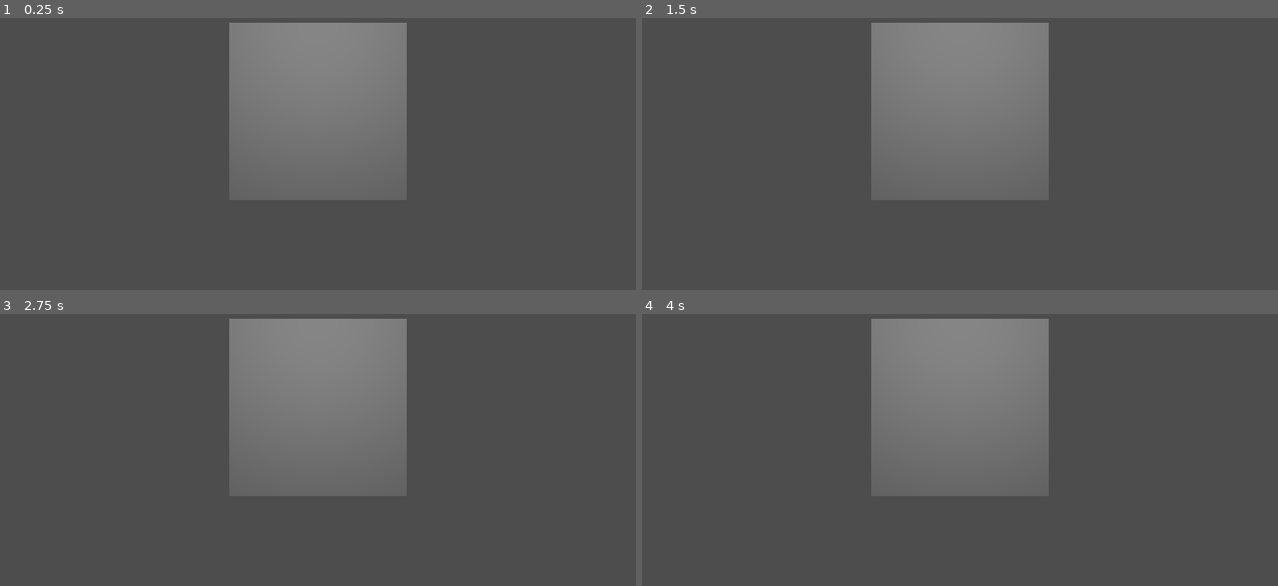
Above: before the commit, frames 1-4 (two rows, left to right).
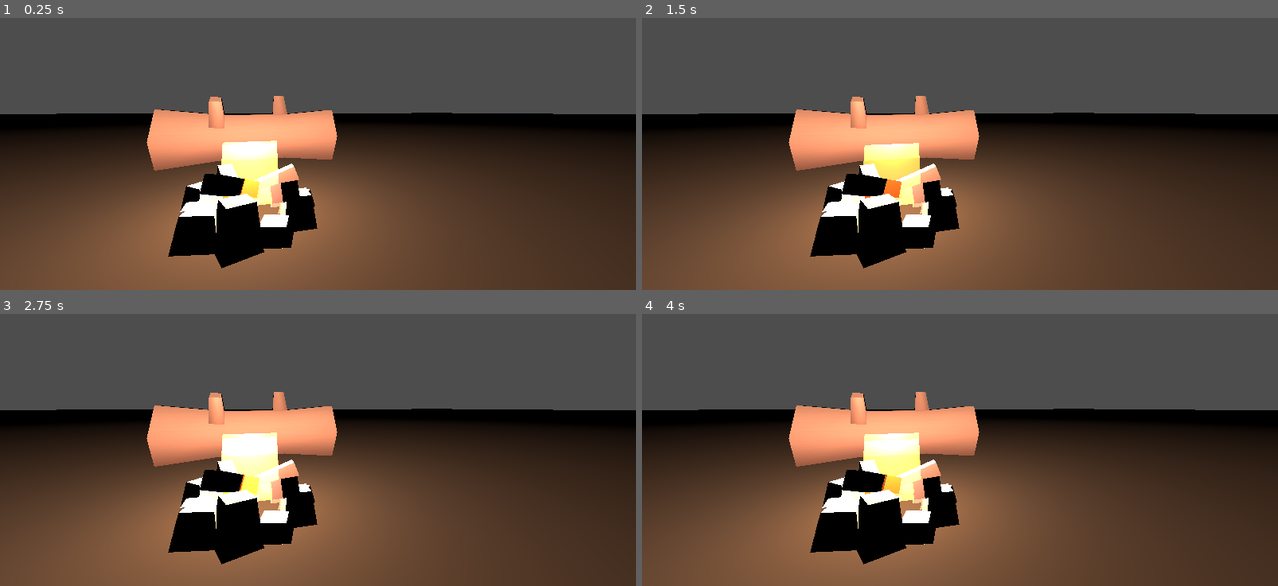
Above: after the commit, the same moments.

Repository: CyclingFern/GodotHTMLGames
Game: Godot game, scene res://vr.tscn
The game is run twice, just before and just after one commit, with the same random seed, the same clock (stepped at 60 frames per second) and the same inputs.
Inputs:
- Up to frame 1 (0.25 s): no input
- Up to frame 2 (1.5 s): tap Enter at 1.25 s
- Up to frame 3 (2.75 s): tap Space at 2 s
- Up to frame 4 (4 s): tap Enter at 3.5 s

The runs differ from the first frame. In frame 1, 74% of the frame differs, in the area x 0-100%, y 1-100%; in frame 2, 74%; in frame 3, 74%; in frame 4, 74%.

Commit message:
First stroke

Diff:
--- a/source/forest/vr.tscn
+++ b/source/forest/vr.tscn
@@ -1,16 +1,44 @@
-[gd_scene load_steps=3 format=3 uid="uid://b3yuvlks3wbp7"]
+[gd_scene load_steps=10 format=3 uid="uid://b3yuvlks3wbp7"]
 
 [ext_resource type="Script" uid="uid://b3rimadp5aaim" path="res://vr.gd" id="1_ncpny"]
+[ext_resource type="PackedScene" uid="uid://bwdg76oi4dyfo" path="res://survival-kit/models/campfire-pit.glb" id="2_6u44e"]
+[ext_resource type="PackedScene" uid="uid://c635l2k6f6yqm" path="res://survival-kit/models/tree-log-small.glb" id="3_80de6"]
 
 [sub_resource type="BoxMesh" id="BoxMesh_ncpny"]
 size = Vector3(0.1, 0.1, 0.1)
+
+[sub_resource type="ParticleProcessMaterial" id="ParticleProcessMaterial_jqvlu"]
+lifetime_randomness = 1.0
+gravity = Vector3(0, 0.2, 0)
+
+[sub_resource type="StandardMaterial3D" id="StandardMaterial3D_lwrbq"]
+transparency = 1
+blend_mode = 1
+albedo_color = Color(1, 0.4117647, 0, 1)
+emission_enabled = true
+emission = Color(1, 1, 1, 1)
+emission_energy_multiplier = 5.63
+emission_operator = 1
+
+[sub_resource type="PrismMesh" id="PrismMesh_i3gxp"]
+material = SubResource("StandardMaterial3D_lwrbq")
+size = Vector3(0.1, 0.1, 0.1)
+
+[sub_resource type="StandardMaterial3D" id="StandardMaterial3D_dmba7"]
+albedo_color = Color(0.28563055, 0.15850419, 7.219613e-08, 1)
+
+[sub_resource type="PlaneMesh" id="PlaneMesh_80w17"]
+material = SubResource("StandardMaterial3D_dmba7")
+size = Vector2(50, 50)
 
 [node name="Node3D" type="Node3D"]
 script = ExtResource("1_ncpny")
 
 [node name="XROrigin3D" type="XROrigin3D" parent="."]
+transform = Transform3D(1, 0, 0, 0, 1, 0, 0, 0, 1, -0.46616784, 0, 0)
 
 [node name="XRCamera3D" type="XRCamera3D" parent="XROrigin3D"]
+transform = Transform3D(-0.2783372, 0, -0.96048343, 0, 1, 0, 0.96048343, 0, -0.2783372, 0, 0.20518488, 0)
 
 [node name="LeftController" type="XRController3D" parent="XROrigin3D"]
 tracker = &"left_hand"
@@ -34,8 +62,21 @@
 offset_bottom = 154.0
 text = "Enter VR"
 
-[node name="OmniLight3D" type="OmniLight3D" parent="."]
-transform = Transform3D(1, 0, 0, 0, 1, 0, 0, 0, 1, 0, 0.56839955, 0)
+[node name="Painting" type="Node3D" parent="."]
 
-[node name="CSGBox3D" type="CSGBox3D" parent="."]
-transform = Transform3D(1, 0, 0, 0, 1, 0, 0, 0, 1, 0, 0, -1.812506)
+[node name="campfire-pit" parent="Painting" instance=ExtResource("2_6u44e")]
+
+[node name="FireLight" type="OmniLight3D" parent="Painting/campfire-pit"]
+transform = Transform3D(1, 0, 0, 0, 1, 0, 0, 0, 1, 0, 0.16559786, 0)
+
+[node name="FireParticles" type="GPUParticles3D" parent="Painting/campfire-pit/FireLight"]
+transform = Transform3D(1, 0, 0, 0, 1, 0, 0, 0, 1, 0, -0.07457289, 0)
+process_material = SubResource("ParticleProcessMaterial_jqvlu")
+draw_pass_1 = SubResource("PrismMesh_i3gxp")
+
+[node name="Ground" type="MeshInstance3D" parent="Painting"]
+mesh = SubResource("PlaneMesh_80w17")
+skeleton = NodePath("../..")
+
+[node name="tree-log-small2" parent="Painting" instance=ExtResource("3_80de6")]
+transform = Transform3D(1, 0, 0, 0, 1, 0, 0, 0, 1, 0.52664685, 0, 0.0060554743)
Binary file added: source/forest/survival-kit/models/Textures/colormap.png
Not shown, added: source/forest/survival-kit/models/Textures/colormap.png.import
Binary file added: source/forest/survival-kit/models/campfire-pit.glb
Not shown, added: source/forest/survival-kit/models/campfire-pit.glb.import
Binary file added: source/forest/survival-kit/models/grass-large.glb
Not shown, added: source/forest/survival-kit/models/grass-large.glb.import
Binary file added: source/forest/survival-kit/models/grass.glb
Not shown, added: source/forest/survival-kit/models/grass.glb.import
Binary file added: source/forest/survival-kit/models/patch-grass-large.glb
Not shown, added: source/forest/survival-kit/models/patch-grass-large.glb.import
Binary file added: source/forest/survival-kit/models/patch-grass.glb
Not shown, added: source/forest/survival-kit/models/patch-grass.glb.import
(and 24 more such lines)
